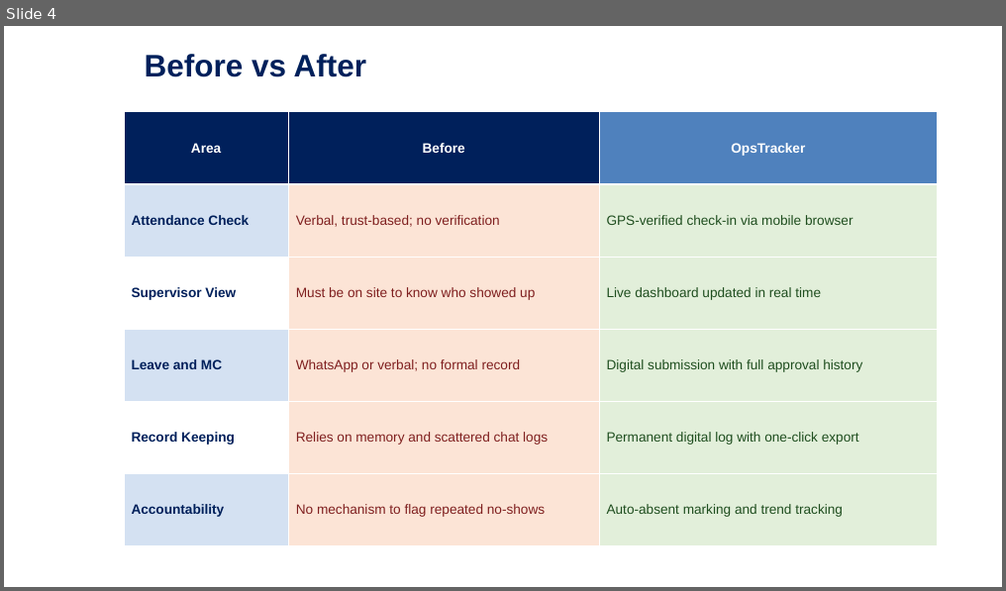
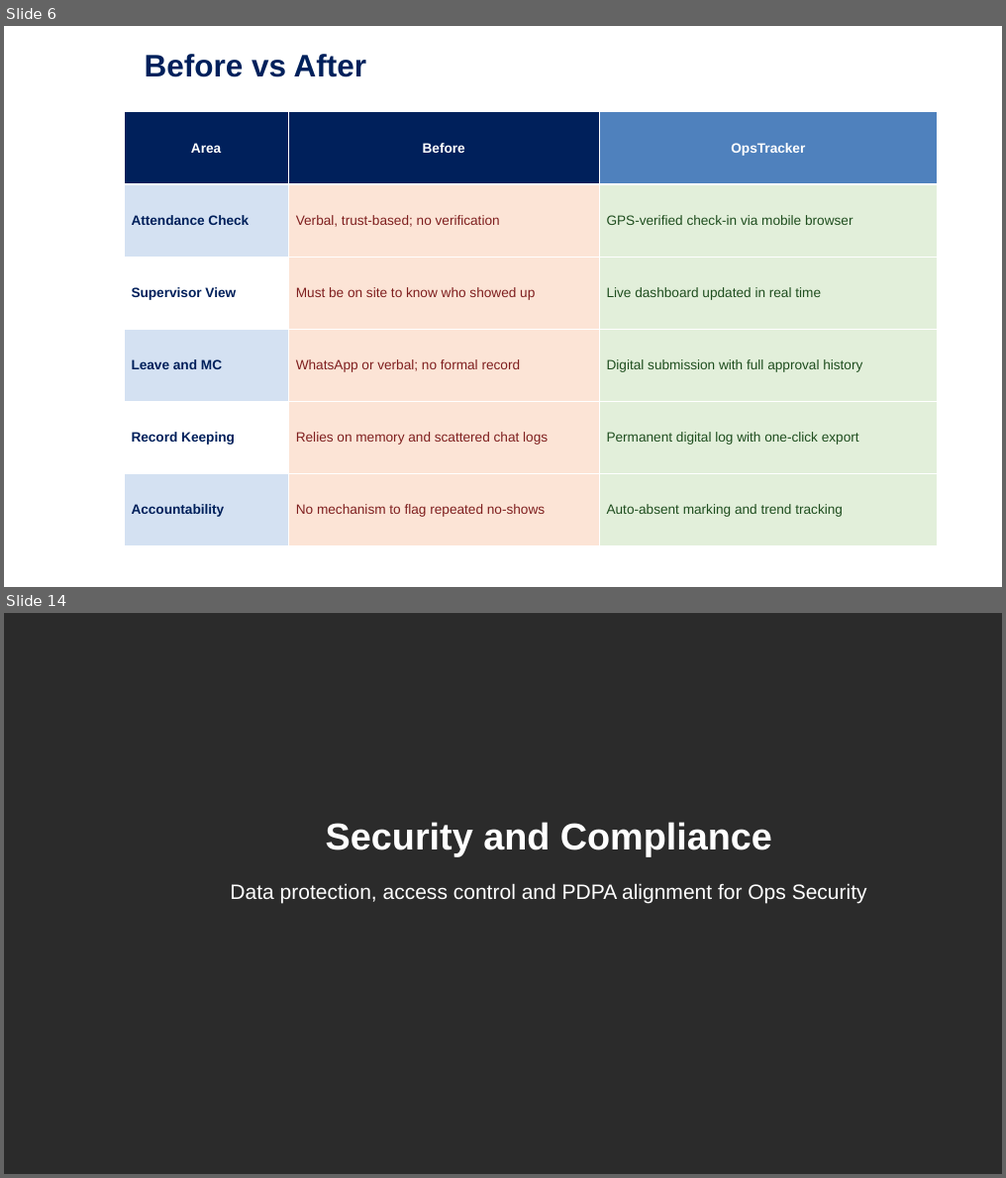
Before and after one commit to GOHSUNJIN/reservist, a slide deck: OpsTracker.pptx. Shown one above the other, each under a label of ours: slide 4 before the commit, slides 6 and 14 after it; the slides between them are not shown. The pictures are 1006x591 and 1006x1178 pixels, drawn with LibreOffice and Linux fonts; fonts in the diff are those of the drawing; background and template pictures are left out; a plain dark background stands for a picture behind light text. Boxes give left, top, right and bottom in pixels: in the first picture for what was removed or moved away, otherwise in the second. Text is boxed around its words. In the diff, an @@ line names an element or a change of style, - is before the commit and + after.

```diff
--- a/OpsTracker.pptx
+++ b/OpsTracker.pptx
@@ slide 14 added at [4, 613, 1002, 1174], background picture (left out) @@
@@ title added at [326, 822, 772, 858], 36 pt, text #FFFFFF, bold @@
+Security and Compliance
@@ text added at [230, 883, 867, 903], 20 pt, text #FFFFFF @@
+Data protection, access control and PDPA alignment for Ops Security
@@ what was slide 4 is now slide 6 @@
```
Also in this commit, not shown: 12 other slides changed, 9 other slides added, 2 slides removed, 20 other files.
